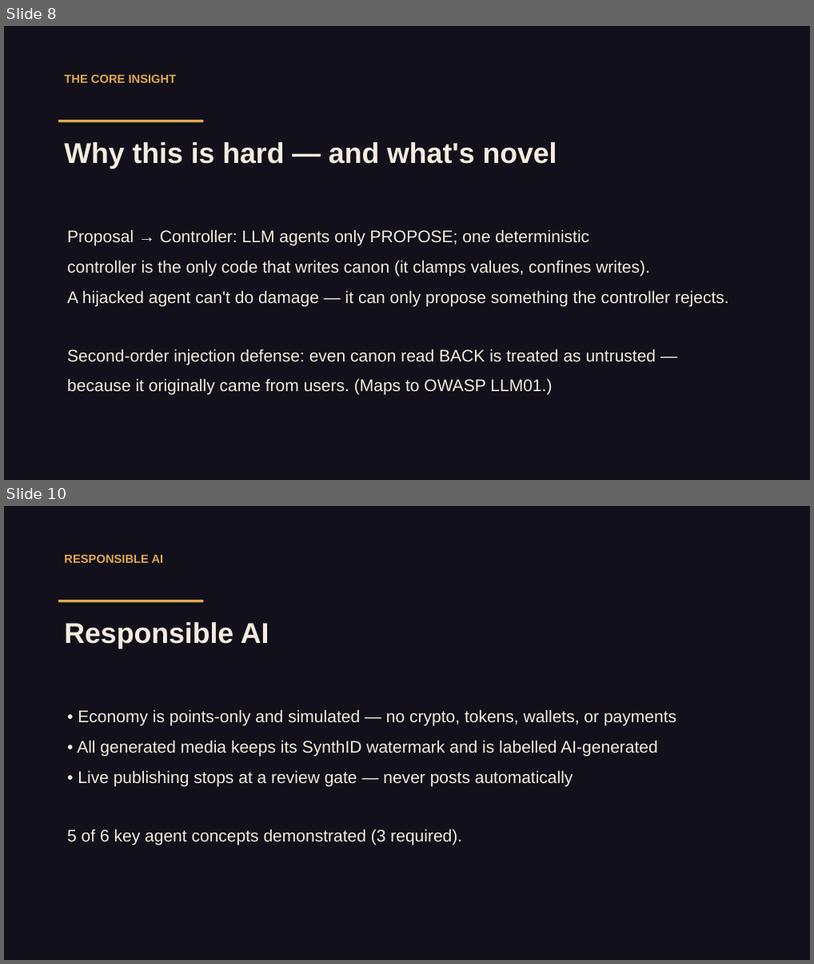
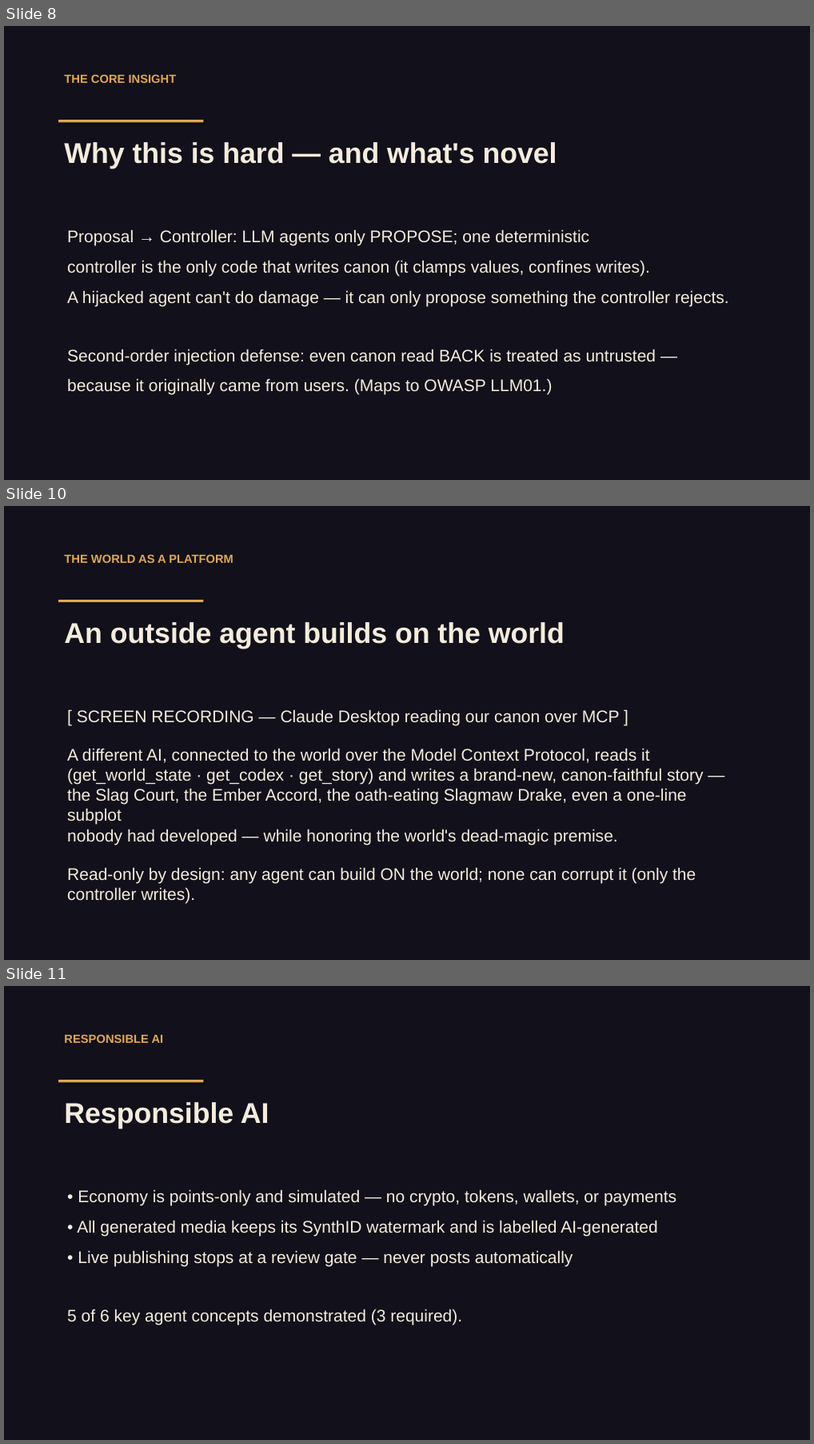
Before and after one commit to akai-joy/imaginary, a slide deck: WorldEngine_demo_slides.pptx. Shown one above the other, each under a label of ours: slides 8 and 10 before the commit, slides 8, 10 and 11 after it; the slides between them are not shown. The pictures are 814x964 and 814x1444 pixels, drawn with LibreOffice and Linux fonts; fonts in the diff are those of the drawing. Boxes give left, top, right and bottom in pixels: in the first picture for what was removed or moved away, otherwise in the second. Text is boxed around its words. In the diff, an @@ line names an element or a change of style, - is before the commit and + after.

```diff
--- a/WorldEngine_demo_slides.pptx
+++ b/WorldEngine_demo_slides.pptx
@@ slide 10 added at (x1=4, y1=506, x2=810, y2=960), background #12101A @@
@@ text added at (x1=64, y1=554, x2=234, y2=563), 14 pt, text #E0A84E, bold @@
+THE WORLD AS A PLATFORM
@@ rectangle added at (x1=58, y1=600, x2=204, y2=602), fill #E0A84E @@
@@ text added at (x1=64, y1=622, x2=565, y2=648), 34 pt, text #F4ECDD, bold @@
+An outside agent builds on the world
@@ text added at (x1=67, y1=709, x2=704, y2=903), 20 pt, text #F4ECDD @@
+[ SCREEN RECORDING — Claude Desktop reading our canon over MCP ]
+A different AI, connected to the world over the Model Context Protocol, reads it
+(get_world_state · get_codex · get_story) and writes a brand-new, canon-faithful story —
+the Slag Court, the Ember Accord, the oath-eating Slagmaw Drake, even a one-line subplot
+nobody had developed — while honoring the world's dead-magic premise.
+Read-only by design: any agent can build ON the world; none can corrupt it (only the controller writes).
@@ what was slide 10 is now slide 11 @@
```
Also in this commit, not shown: 3 slides changed, 7 other files.
